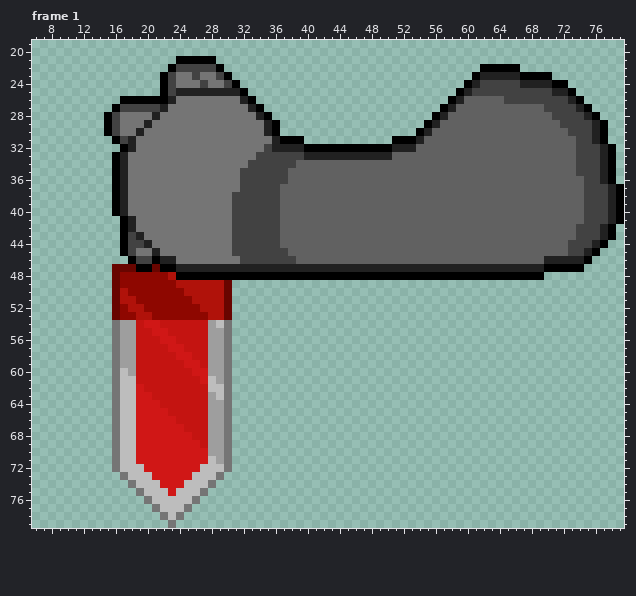
Pixel-art file, stored at Assets/Arts/Enemies/Boss/AncientOne/ATK1/RH/RHATK1End.aseprite. The first picture shows the starting point.
80x80 pixels, 6 frames. Shown: frame 1: x 6..79, y 19..79. The commit also changed other frames, which this record leaves out.
After:
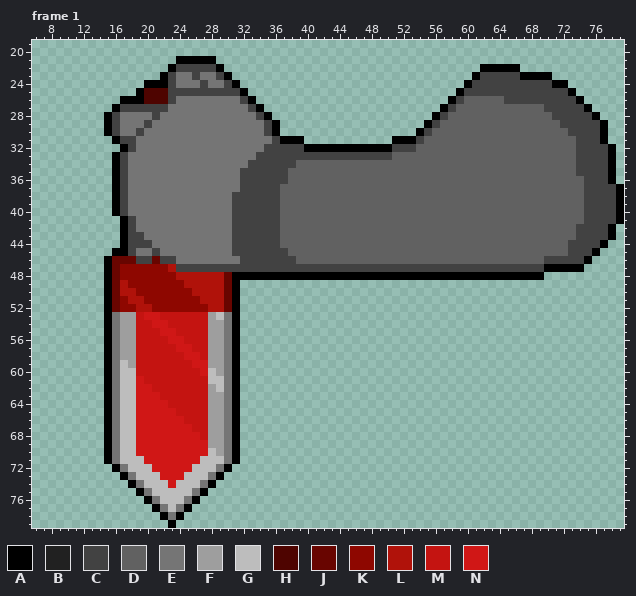
Palette (. is transparent): A #000000  B #212121  C #424242  D #616161  E #757575  F #9e9e9e  G #bdbdbd  H #4e0400  J #680500  K #8e0700  L #b0120a  M #c41411  N #d01716
From old to new:
layer "Sword" removed
Changed rows in their new state; - is an unchanged pixel.
Frame 1, layer "Flattened":
first column x 15:
23 -----------------------------------------------CCCCC------------
24 -----AA---------------------------------------C-----CCCC--------
25 ----AHHH-CCCCCCCC----------------------------C----------CC------
26 -----HHHC--------C--------------------------C-------------C-----
27 -------C----------C------------------------C---------------C----
28 ------C------------C----------------------C-----------------C---
29 -----C--------------C--------------------C-------------------C--
30 ----C---------------C-------------------C--------------------C--
31 ---C-----------------C-----------------C---------------------C--
32 ---C-----------------CCCC-----------CCC-----------------------C-
33 --C----------------------CCCCCCCCCCC--------------------------C-
34 --C-----------------------------------------------------------C-
35 --C-----------------------------------------------------------C-
36 --C-----------------------------------------------------------C-
37 --C------------------------------------------------------------C
38 --C------------------------------------------------------------C
39 --C------------------------------------------------------------C
40 --C------------------------------------------------------------C
41 ---C-----------------------------------------------------------C
42 ---C----------------------------------------------------------C-
43 ----C---------------------------------------------------------C-
44 -----C-------------------------------------------------------C--
45 -A----C-----------------------------------------------------C---
46 AJJJ--JCC----------------------------------------------CCCCC----
47 A-KKKKKKLCCCCCCCCCCCCCCCCCCCCCCCCCCCCCCCCCCCCCCCCCCCCCC---------
48 A-------KLLLLLLJ------------------------------------------------
49 A-L------K------A-----------------------------------------------
50 A--L------K-----A-----------------------------------------------
51 A-K-L------K----A-----------------------------------------------
52 A--K-L------K---A-----------------------------------------------
53 AEFFMNNMMMMMMFGEA-----------------------------------------------
54 A----M-N------F-A-----------------------------------------------
55 A-----M-N-------A-----------------------------------------------
56 A------M-N------A-----------------------------------------------
57 A-------M-N-----A-----------------------------------------------
58 A--------M-N----A-----------------------------------------------
59 A-G-------M-N---A-----------------------------------------------
60 A--G-------M-G--A-----------------------------------------------
61 A---N-------M-G-A-----------------------------------------------
62 A----N-------F--A-----------------------------------------------
63 A-----N-------F-A-----------------------------------------------
64 A------N--------A-----------------------------------------------
65 A-------N-------A-----------------------------------------------
66 A--------N------A-----------------------------------------------
67 A---------N-----A-----------------------------------------------
68 A----------N----A-----------------------------------------------
69 A-----------N---A-----------------------------------------------
70 A------------G--A-----------------------------------------------
71 A---G-------G-G-A-----------------------------------------------
72 -AE--G-----G--EA------------------------------------------------
73 --AE--G---G--EA-------------------------------------------------
74 ---AE--G-G--EA--------------------------------------------------
75 ----AE--G--EA---------------------------------------------------
76 -----AE---EA----------------------------------------------------
77 ------AE-EA-----------------------------------------------------
78 -------AEA------------------------------------------------------
79 --------A-------------------------------------------------------
Pixel boxes of the changes (left, top, right, bottom) in both pictures:
changed: (104, 72, 616, 528)
